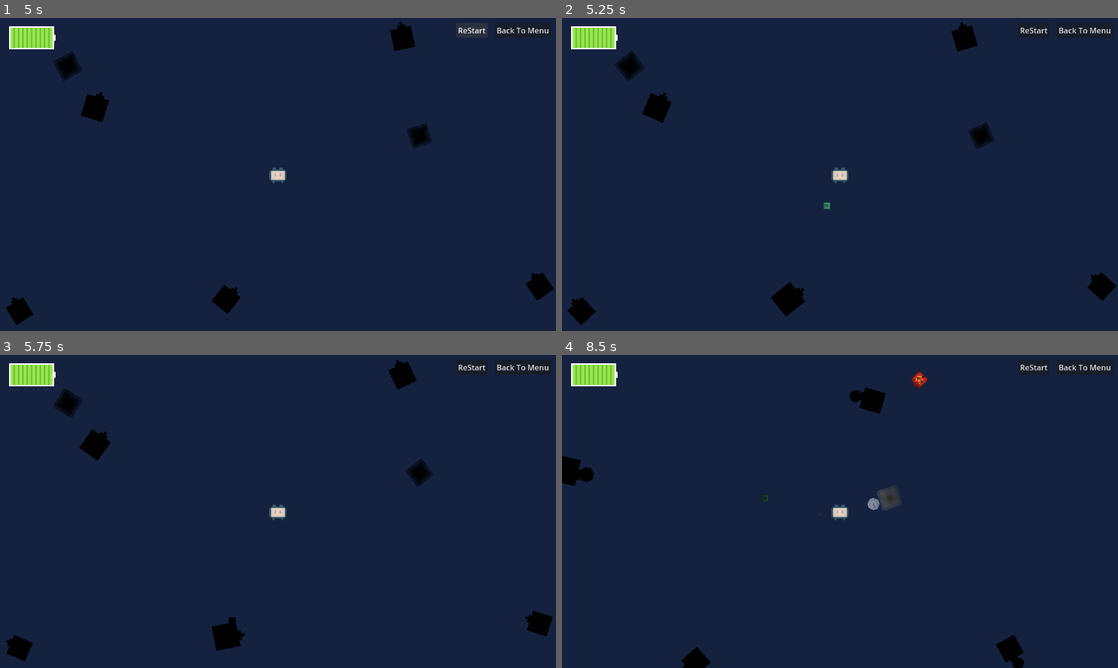
Above: before the commit, frames 1-4 (two rows, left to right).
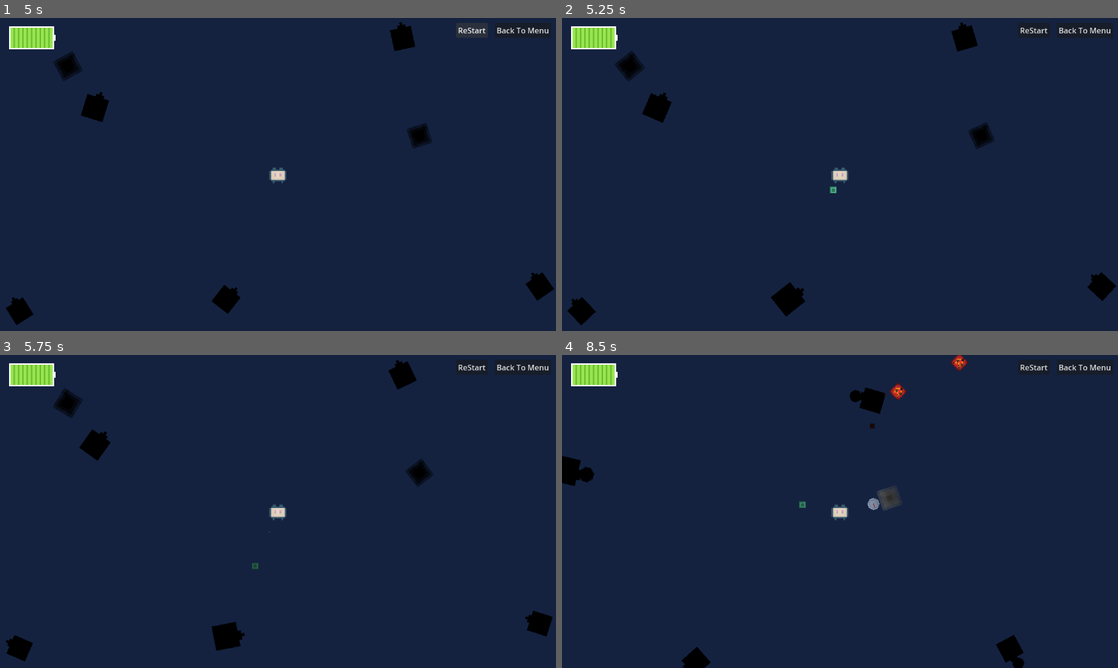
Above: after the commit, the same moments.

Repository: icysamon/LightYearsTraveler
Game: Godot game, scene res://scene/main/menu.tscn
The game is run twice, just before and just after one commit, with the same random seed, the same clock (stepped at 60 frames per second) and the same inputs.
Inputs (mouse positions are in pixels of both pictures, inside the frame that each line leads up to):
- Up to frame 1 (5 s): click "Start" at 0.5 s; click "ReStart" at 1.25 s; click "ReStart" at 2 s; click "Back To Menu" at 2.75 s; click "Start" at 3.5 s; click "ReStart" at 4.25 s
- Up to frame 2 (5.25 s): move the mouse to (789, 299) at 5.02 s; hold Right mouse button (attack) from 5.03 s (still down)
- Up to frame 3 (5.75 s): keep holding Right mouse button (attack)
- Up to frame 4 (8.5 s): move the mouse to (979, 473) at 5.77 s; release Right mouse button (attack) at 5.78 s; click (979, 473) at 5.85 s; move the mouse to (940, 380) at 6.52 s; hold Up (zoom in) 6.53-7.28 s; move the mouse to (867, 511) at 7.27 s; tap Down (zoom out) at 7.35 s; move the mouse to (584, 464) at 8.02 s; hold Right mouse button (attack) from 8.03 s (still down)

Frame 1 is identical in both runs. In frame 2, less than 0.1% of the frame differs, in the area x 47-50%, y 51-62%; in frame 3, less than 0.1%; in frame 4, 0.4%, in the area x 36-73%, y 0-52%.

Commit message:
fix: music; balance

Diff:
--- a/project.godot
+++ b/project.godot
@@ -43,11 +43,15 @@
 "zoom out"={
 "deadzone": 0.5,
 "events": [Object(InputEventKey,"resource_local_to_scene":false,"resource_name":"","device":-1,"window_id":0,"alt_press …(182 unchanged characters)…
+, Object(InputEventKey,"resource_local_to_scene":false,"resource_name":"","device":-1,"window_id":0,"alt_pressed":false,"shift_pressed":false,"ctrl_pressed":false,"meta_pressed":false,"pressed":false,"keycode":0,"physical_keycode":83,"key_label":0,"unicode":115,"echo":false,"script":null)
+, Object(InputEventMouseButton,"resource_local_to_scene":false,"resource_name":"","device":-1,"window_id":0,"alt_pressed":false,"shift_pressed":false,"ctrl_pressed":false,"meta_pressed":false,"button_mask":16,"position":Vector2(77, 11),"global_position":Vector2(81, 52),"factor":1.0,"button_index":5,"canceled":false,"pressed":true,"double_click":false,"script":null)
 ]
 }
 "zoom in"={
 "deadzone": 0.5,
-"events": [Object(InputEventKey,"resource_local_to_scene":fa …(119 unchanged characters)… ressed":false,"pressed":false,"keycode":0,"physical_keycode":4194320,"key_label":0,"unicode":0,"echo":false,"script":null)
+"events": [Object(InputEventKey,"resource_local_to_scene":fa …(119 unchanged characters)… ressed":false,"pressed":false,"keycode":4194320,"physical_keycode":4194320,"key_label":4194320,"unicode":0,"echo":false,"script":null)
+, Object(InputEventKey,"resource_local_to_scene":false,"resource_name":"","device":-1,"window_id":0,"alt_pressed":false,"shift_pressed":false,"ctrl_pressed":false,"meta_pressed":false,"pressed":false,"keycode":0,"physical_keycode":87,"key_label":0,"unicode":119,"echo":false,"script":null)
+, Object(InputEventMouseButton,"resource_local_to_scene":false,"resource_name":"","device":-1,"window_id":0,"alt_pressed":false,"shift_pressed":false,"ctrl_pressed":false,"meta_pressed":false,"button_mask":8,"position":Vector2(70, 20),"global_position":Vector2(74, 61),"factor":1.0,"button_index":4,"canceled":false,"pressed":true,"double_click":false,"script":null)
 ]
 }
 
--- a/scene/child/enemy.tscn
+++ b/scene/child/enemy.tscn
@@ -24,7 +24,7 @@
 autostart = true
 
 [node name="TimerClean" type="Timer" parent="."]
-wait_time = 20.0
+wait_time = 60.0
 
 [node name="PointLight2D" type="PointLight2D" parent="."]
 color = Color(1, 0.551006, 0.466442, 1)
--- a/scene/child/player.tscn
+++ b/scene/child/player.tscn
@@ -41,7 +41,6 @@
 texture_scale = 0.5
 
 [node name="Timer" type="Timer" parent="."]
-wait_time = 2.0
 autostart = true
 
 [connection signal="timeout" from="Timer" to="." method="_on_timer_timeout"]
--- a/scripts/bullet/bullet_player.gd
+++ b/scripts/bullet/bullet_player.gd
@@ -2,7 +2,7 @@
 
 var last_mouse_position: Vector2
 var dir: Vector2
-const speed: int = 100
+const speed: int = 50
 
 
 func _ready():
--- a/scripts/buttons/back_to_menu.gd
+++ b/scripts/buttons/back_to_menu.gd
@@ -4,9 +4,10 @@
 func _on_button_down():
 	AudioStreamPlayer2d.flag_loop = false
 	AudioStreamPlayer2d.flag_main_music = false
-	AudioStreamPlayer2d.stop()
-	AudioStreamPlayer2d.stream = AudioStreamPlayer2d.menu_music
-	AudioStreamPlayer2d.play()
+	if AudioStreamPlayer2d.stream != AudioStreamPlayer2d.menu_music:
+		AudioStreamPlayer2d.stop()
+		AudioStreamPlayer2d.stream = AudioStreamPlayer2d.menu_music
+		AudioStreamPlayer2d.play()
 	get_tree().change_scene_to_file(PATH)
 
 
Not shown, changed: assets/music/main/Mixdown/main_head.wav
Not shown, changed: assets/music/main/Mixdown/main_loop.wav
Not shown, changed: assets/music/main/main-02.bak
Not shown, changed: assets/music/main/main-03.bak
Not shown, changed: assets/music/main/main-04.bak
Not shown, added: assets/music/main/main-05.bak
Not shown, changed: assets/music/main/main.bak
Not shown, changed: assets/music/main/main.cpr
